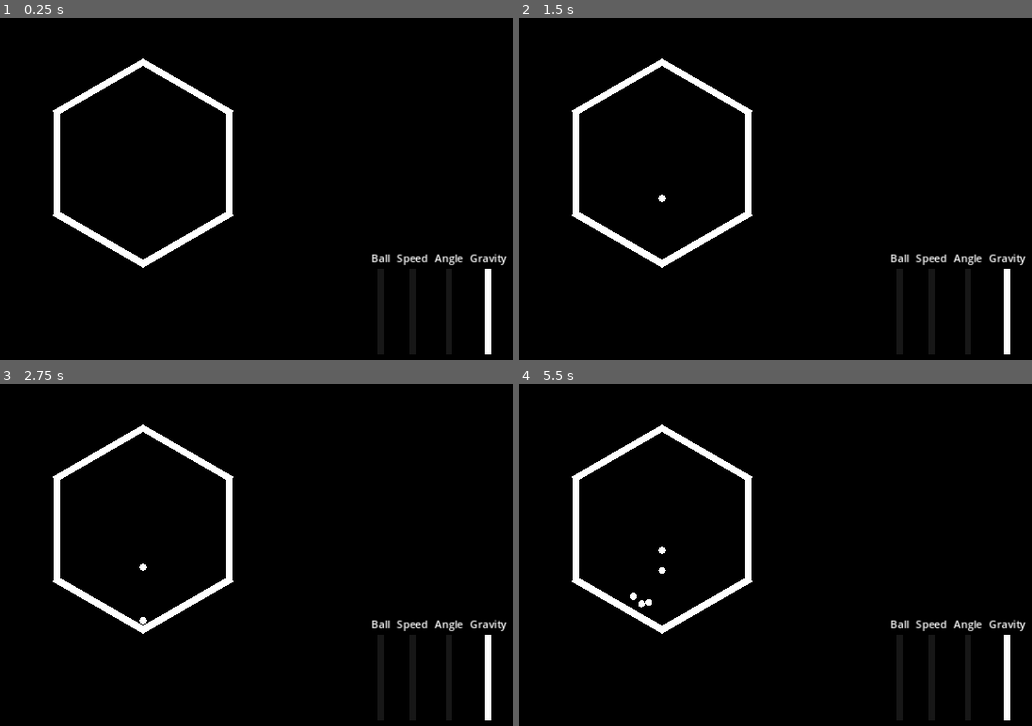
Above: before the commit, frames 1-4 (two rows, left to right).
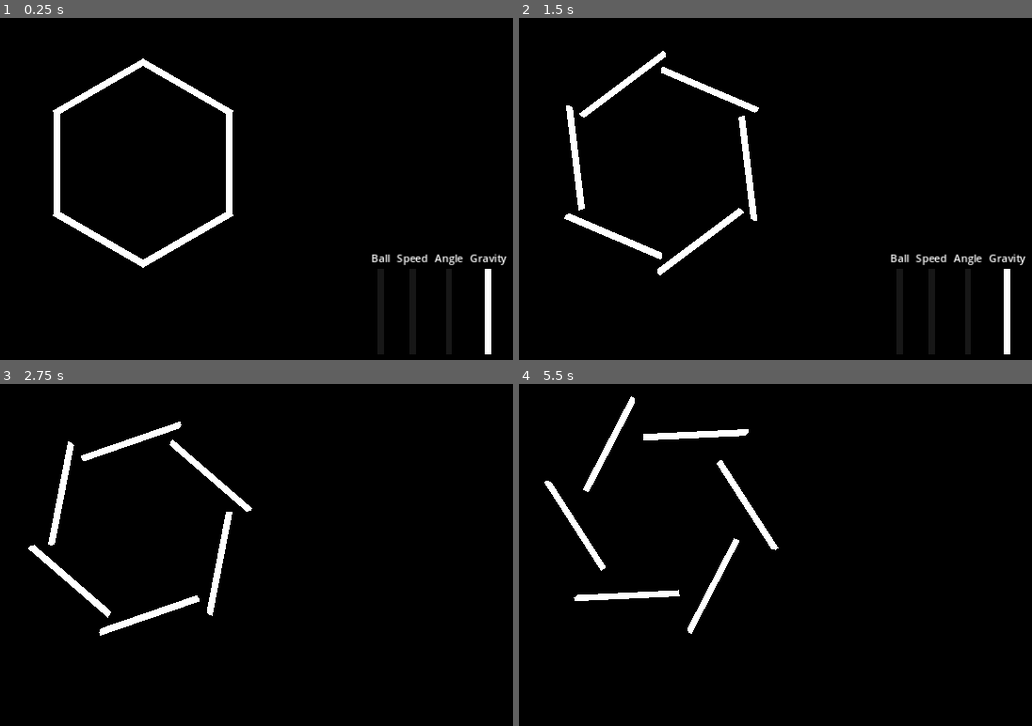
Above: after the commit, the same moments.

Repository: kevinloustau/OP1-Tombola
Game: Godot game, scene res://Scenes/TE-Tombola.tscn
Same seed, same stepped clock (60 frames per second), same inputs: the game is played once before the commit and once after it.
Inputs (mouse positions are in pixels of both pictures, inside the frame that each line leads up to):
- Up to frame 1 (0.25 s): no input
- Up to frame 2 (1.5 s): tap Enter at 0.5 s; move the mouse to (826, 134) at 0.52 s; hold Space (toggle_auto_mode, bound only after the commit) 0.53-1.28 s; click (826, 134) at 0.67 s; move the mouse to (outside the picture) at 1.27 s; tap Space (toggle_auto_mode, bound only after the commit) at 1.35 s; click (outside the picture) at 1.42 s
- Up to frame 3 (2.75 s): move the mouse to (220, 428) at 2.02 s; hold Space (toggle_auto_mode, bound only after the commit) from 2.03 s (still down); click (220, 428) at 2.17 s
- Up to frame 4 (5.5 s): move the mouse to (626, 606) at 2.77 s; release Space (toggle_auto_mode, bound only after the commit) at 2.78 s; tap Space (toggle_auto_mode, bound only after the commit) at 2.85, 4.35 s; click (626, 606) at 2.92 s; move the mouse to (888, 585) at 3.52 s; hold Space (toggle_auto_mode, bound only after the commit) 3.53-4.28 s; click (888, 585) at 3.67 s; move the mouse to (outside the picture) at 4.27 s; click (outside the picture) at 4.42 s; move the mouse to (698, 520) at 5.02 s; hold Space (toggle_auto_mode, bound only after the commit) from 5.03 s (still down); click (698, 520) at 5.17 s

The runs differ from the first frame. In frame 2, 2.2% of the frame differs, in the area x 8-47%, y 9-76%; in frame 3, 3.8%; in frame 4, 4.7%, in the area x 4-99%, y 3-99%.

Commit message:
auto mode + a minor

Diff:
--- a/Scenes/Particle.gd
+++ b/Scenes/Particle.gd
@@ -5,8 +5,5 @@
 @onready var audio_player := $AudioStreamPlayer
 @onready var ball := $CSGMesh3D
 
-func _ready():
-	audio_player.stream = files[randi() % files.size()]
-
 func play_sound():
 	audio_player.play()
--- a/Scenes/Particle.tscn
+++ b/Scenes/Particle.tscn
@@ -1,14 +1,16 @@
-[gd_scene load_steps=14 format=3 uid="uid://dra7b1nu4usrg"]
+[gd_scene load_steps=17 format=3 uid="uid://dra7b1nu4usrg"]
 
-[ext_resource type="AudioStream" uid="uid://cvu18ffhxm4a2" path="res://Audio/csharp/01.wav" id="1"]
 [ext_resource type="Script" path="res://Scenes/Particle.gd" id="2"]
-[ext_resource type="AudioStream" uid="uid://uumvee1k1wcm" path="res://Audio/csharp/07.wav" id="4"]
-[ext_resource type="AudioStream" uid="uid://cs7dic40au7hl" path="res://Audio/csharp/03.wav" id="7"]
-[ext_resource type="AudioStream" uid="uid://naywjvbc3bqr" path="res://Audio/csharp/05.wav" id="8"]
-[ext_resource type="AudioStream" uid="uid://k7hojk2nbsjq" path="res://Audio/csharp/13.wav" id="10"]
-[ext_resource type="AudioStream" uid="uid://duwynh5qjkp6f" path="res://Audio/csharp/08.wav" id="13"]
-[ext_resource type="AudioStream" uid="uid://bf1rve0wgr0g7" path="res://Audio/csharp/10.wav" id="14"]
-[ext_resource type="AudioStream" uid="uid://64e6lmpq6ykn" path="res://Audio/csharp/12.wav" id="16"]
+[ext_resource type="AudioStream" uid="uid://dhvqk237jocmk" path="res://Audio/aminor_celeste/a minor-001.wav" id="2_xxai4"]
+[ext_resource type="AudioStream" uid="uid://5je7wkwr6gli" path="res://Audio/aminor_celeste/a minor-002.wav" id="3_pdfor"]
+[ext_resource type="AudioStream" uid="uid://ci282cxqqs2ry" path="res://Audio/aminor_celeste/a minor-003.wav" id="4_0qca6"]
+[ext_resource type="AudioStream" uid="uid://boyam1t5r6ux0" path="res://Audio/aminor_celeste/a minor-004.wav" id="5_2vump"]
+[ext_resource type="AudioStream" uid="uid://85ktkmskn85o" path="res://Audio/aminor_celeste/a minor-010.wav" id="5_qi1jw"]
+[ext_resource type="AudioStream" uid="uid://dxptq36kfeb6i" path="res://Audio/aminor_celeste/a minor-009.wav" id="6_4u4wy"]
+[ext_resource type="AudioStream" uid="uid://cihf0a18mnduw" path="res://Audio/aminor_celeste/a minor-008.wav" id="7_lckds"]
+[ext_resource type="AudioStream" uid="uid://cup6dt0nkvppo" path="res://Audio/aminor_celeste/a minor-007.wav" id="8_hnian"]
+[ext_resource type="AudioStream" uid="uid://dgyoow4saewax" path="res://Audio/aminor_celeste/a minor-006.wav" id="9_y2r7f"]
+[ext_resource type="AudioStream" uid="uid://b4l2ji5jv80uw" path="res://Audio/aminor_celeste/a minor-005.wav" id="10_itx4x"]
 
 [sub_resource type="PhysicsMaterial" id="8"]
 friction = 0.0
@@ -25,10 +27,23 @@
 
 [sub_resource type="SphereShape3D" id="5"]
 
+[sub_resource type="AudioStreamRandomizer" id="AudioStreamRandomizer_yftmu"]
+streams_count = 10
+stream_0/stream = ExtResource("2_xxai4")
+stream_1/stream = ExtResource("3_pdfor")
+stream_2/stream = ExtResource("4_0qca6")
+stream_3/stream = ExtResource("5_2vump")
+stream_4/stream = ExtResource("10_itx4x")
+stream_5/stream = ExtResource("9_y2r7f")
+stream_6/stream = ExtResource("8_hnian")
+stream_7/stream = ExtResource("7_lckds")
+stream_8/stream = ExtResource("6_4u4wy")
+stream_9/stream = ExtResource("5_qi1jw")
+
 [node name="Particle" type="RigidBody3D"]
+axis_lock_linear_z = true
 physics_material_override = SubResource("8")
 script = ExtResource("2")
-files = Array[AudioStream]([ExtResource("1"), ExtResource("7"), ExtResource("8"), ExtResource("4"), ExtResource("13"), ExtResource("14"), ExtResource("16"), ExtResource("10")])
 
 [node name="CSGMesh3D" type="CSGMesh3D" parent="."]
 transform = Transform3D(0.2, 0, 0, 0, 0.2, 0, 0, 0, 0.2, 0, 0, 0)
@@ -40,7 +55,9 @@
 shape = SubResource("5")
 
 [node name="AudioStreamPlayer" type="AudioStreamPlayer" parent="."]
+stream = SubResource("AudioStreamRandomizer_yftmu")
 volume_db = -20.0
+max_polyphony = 4
 
 [node name="Timer" type="Timer" parent="."]
 autostart = true
--- a/Scenes/TE-Tombola.gd
+++ b/Scenes/TE-Tombola.gd
@@ -1,17 +1,42 @@
 extends Node3D
 
+@export var auto_modulation: bool = false
 @onready var mainShape = $MainShape
 @onready var area = $Area3D
 @onready var timer: Timer = $NotesEmitter/Timer
 var mainShapeSpeed : int = 0
 
+@onready var ui: Control = $UI
+
+func _ready() -> void:
+	if auto_modulation:
+		ui.visible = false
+		if auto_modulation:
+			play_random_anim()
+
+
+
+func play_random_anim():
+	var t = create_tween()
+	t.parallel().tween_property(self, "mainShapeSpeed", randf() * 100.0 , randf_range(1,10)) # slider speed 0 - 100
+	t.parallel().tween_method(_on_angle_value_changed, previous_angle_value, randf() , randf_range(1,10)) # slider angle 0 - 1
+	t.parallel().tween_method(_on_ball_amount_value_changed, previous_ball_amount_value, randf_range(0.1,4), randf_range(1,10)) # ball amount 0 - 100
+	t.parallel().tween_method(_on_gravity_value_changed, previous_gravity_value, randf(), randf_range(1,10)) # slider gravity 0 - 1
+	await t.finished
+	if auto_modulation: play_random_anim()
+
 func _process(delta):
 	mainShape.rotate_z( -delta * mainShapeSpeed * 0.025)
 
+var previous_gravity_value: = 0.0
 func _on_gravity_value_changed(value):
+	previous_gravity_value = value
 	area.gravity = value * 9.8
 
+
+var previous_angle_value: = 0.0
 func _on_angle_value_changed(value):
+	previous_angle_value = value
 	var value_lerped = lerp(0, 90, value)
 	for s in mainShape.get_children():
 		if s is Node3D:
@@ -20,11 +45,27 @@
 func _on_rotation_speed_value_changed(value):
 	mainShapeSpeed = value
 
+var previous_ball_amount_value: = 0.0
 func _on_ball_amount_value_changed(value: float) -> void:
-	if value < 10:
+	if value <= 0.1:
 		timer.stop()
 	else:
-		print(value)
 		timer.start()
-		timer.wait_time = 100 / (value * 4)
-		print("timer.wait_time: " , 100 / value)
+		previous_ball_amount_value = 4.1 - (value * 4.0)
+		timer.wait_time = 4.1 - (value * 4.0)
+
+
+func _input(event: InputEvent) -> void:
+	if event is InputEventScreenTouch:
+		if event.double_tap:
+			toggle_auto_mode()
+	elif event.is_action_pressed("toggle_auto_mode"):
+		toggle_auto_mode()
+
+func toggle_auto_mode():
+	ui.visible = !ui.visible
+	if ui.visible ==  false:
+		auto_modulation = true
+		play_random_anim()
+	else:
+		auto_modulation = false
--- a/Scenes/TE-Tombola.tscn
+++ b/Scenes/TE-Tombola.tscn
@@ -22,11 +22,12 @@
 
 [sub_resource type="StandardMaterial3D" id="StandardMaterial3D_waxys"]
 
-[node name="Node3D" type="Node3D"]
+[node name="App" type="Node3D"]
 script = ExtResource("4")
 
 [node name="Area3D" type="Area3D" parent="."]
 transform = Transform3D(1, 0, 0, 0, 1, 0, 0, 0, 1, 0, 5, 0)
+gravity_space_override = 3
 
 [node name="CollisionShape3D" type="CollisionShape3D" parent="Area3D"]
 shape = SubResource("7")
@@ -85,15 +86,11 @@
 
 [node name="UI" type="Control" parent="."]
 layout_mode = 3
-anchors_preset = 3
-anchor_left = 1.0
-anchor_top = 1.0
+anchors_preset = 15
 anchor_right = 1.0
 anchor_bottom = 1.0
-offset_left = -1024.0
-offset_top = -600.0
-grow_horizontal = 0
-grow_vertical = 0
+grow_horizontal = 2
+grow_vertical = 2
 theme = ExtResource("5")
 
 [node name="HBoxContainer" type="HBoxContainer" parent="UI"]
@@ -126,6 +123,10 @@
 layout_mode = 2
 size_flags_horizontal = 1
 size_flags_vertical = 3
+min_value = 0.1
+max_value = 1.0
+step = 0.1
+value = 0.1
 
 [node name="SliderSpeed2" type="VBoxContainer" parent="UI/HBoxContainer"]
 layout_mode = 2
--- a/project.godot
+++ b/project.godot
@@ -23,6 +23,14 @@
 
 window/stretch/mode="canvas_items"
 
+[input]
+
+toggle_auto_mode={
+"deadzone": 0.5,
+"events": [Object(InputEventKey,"resource_local_to_scene":false,"resource_name":"","device":-1,"window_id":0,"alt_pressed":false,"shift_pressed":false,"ctrl_pressed":false,"meta_pressed":false,"pressed":false,"keycode":0,"physical_keycode":32,"key_label":0,"unicode":32,"location":0,"echo":false,"script":null)
+]
+}
+
 [layer_names]
 
 3d_physics/layer_1="Shape"
Not shown, added: Audio/aminor_celeste/a minor-001.wav.import
Not shown, added: Audio/aminor_celeste/a minor-002.wav.import
Not shown, added: Audio/aminor_celeste/a minor-003.wav.import
Not shown, added: Audio/aminor_celeste/a minor-004.wav.import
Not shown, added: Audio/aminor_celeste/a minor-005.wav.import
Not shown, added: Audio/aminor_celeste/a minor-006.wav.import
Not shown, added: Audio/aminor_celeste/a minor-007.wav.import
Not shown, added: Audio/aminor_celeste/a minor-008.wav.import
Not shown, added: Audio/aminor_celeste/a minor-009.wav.import
Not shown, added: Audio/aminor_celeste/a minor-010.wav.import
Not shown, added: Audio/aminor_celeste/a minor-011.wav.import
Not shown, added: Audio/aminor_celeste/a minor-012.wav.import
(and 14 more such lines)
